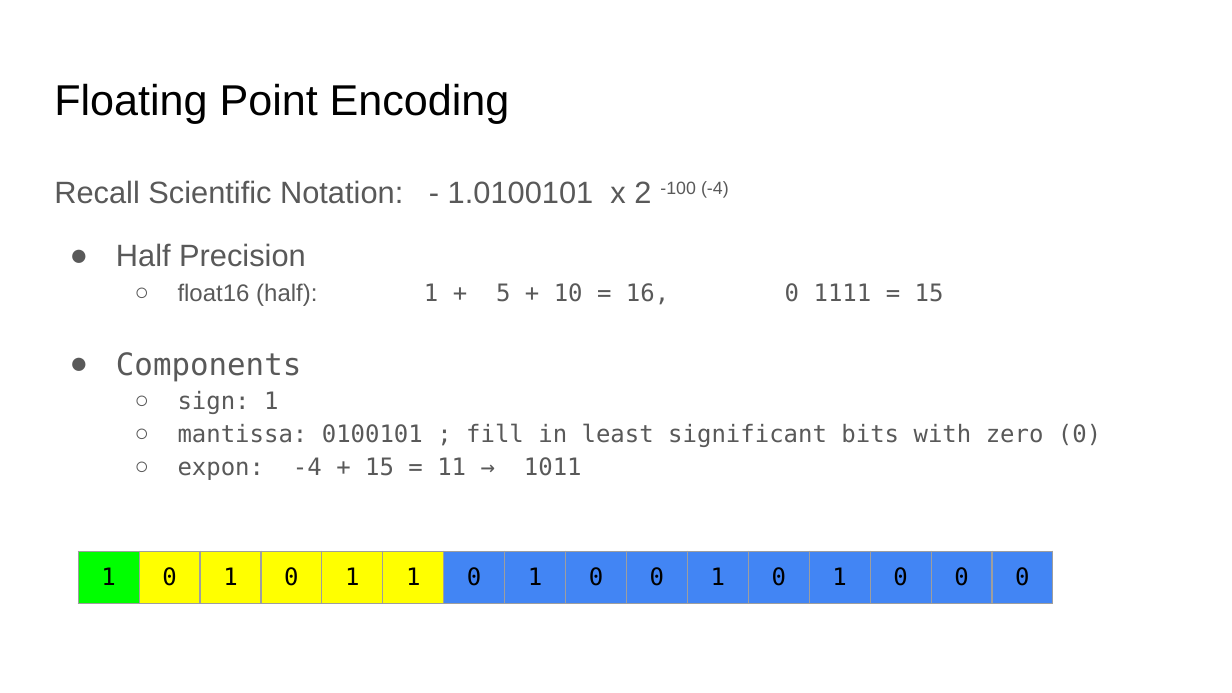
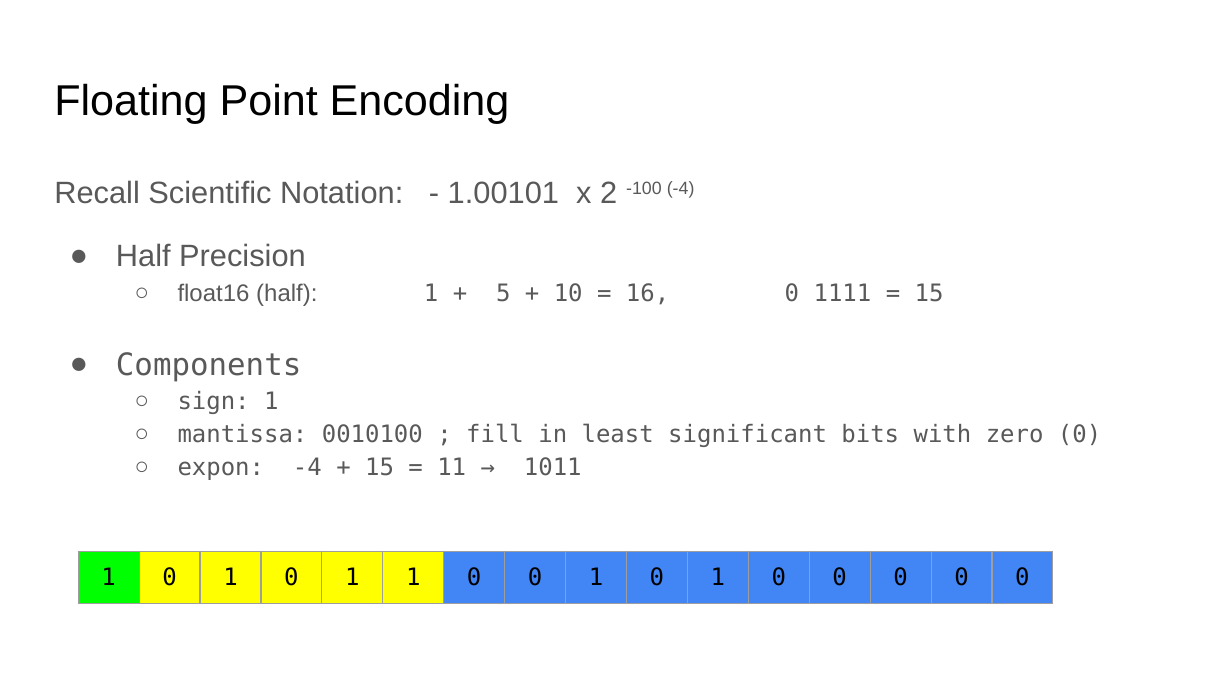
Before and after one commit to COMP122/comp122-s23, a slide deck: slide 6 of format-encodings/documents/ARCHIVE/floating-point-encoding.pptx. Drawn at 1232x693 pixels with LibreOffice and Linux fonts; fonts in the diff are those of the drawing. Boxes give left, top, right and bottom in pixels: in the first picture for what was removed or moved away, otherwise in the second. Text is boxed around its words. In the diff, an @@ line names an element or a change of style, - is before the commit and + after.

```diff
--- a/format-encodings/documents/ARCHIVE/floating-point-encoding.pptx
+++ b/format-encodings/documents/ARCHIVE/floating-point-encoding.pptx
@@ text at <box>54,180,695,204</box>: text changed @@
-Recall Scientific Notation: - 1.0100101 x 2 -100 (-4)
+Recall Scientific Notation: - 1.00101 x 2 -100 (-4)
@@ text at <box>178,423,1101,447</box>: text changed @@
-  ○ mantissa: 0100101 ; fill in least significant bits with zero (0)
+  ○ mantissa: 0010100 ; fill in least significant bits with zero (0)
@@ table at <box>78,551,1044,604</box> @@
-row 1: 1 | 0 | 1 | 0 | 1 | 1 | 0 | 1 | 0 | 0 | 1 | 0 | 1 | 0 | 0 | 0
+row 1: 1 | 0 | 1 | 0 | 1 | 1 | 0 | 0 | 1 | 0 | 1 | 0 | 0 | 0 | 0 | 0
```
Also in this commit, not shown: 5 other slides changed, 4 other files.
